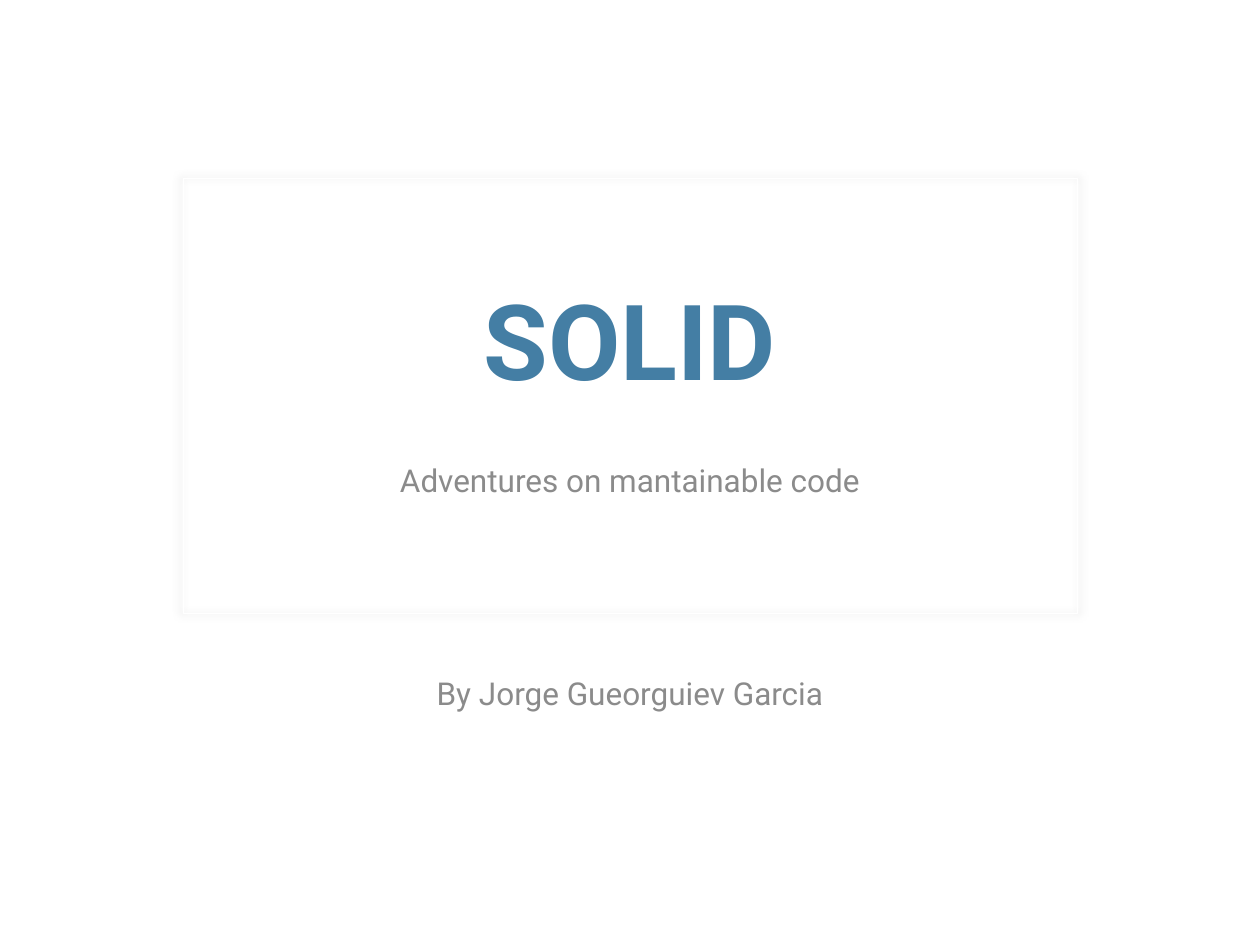
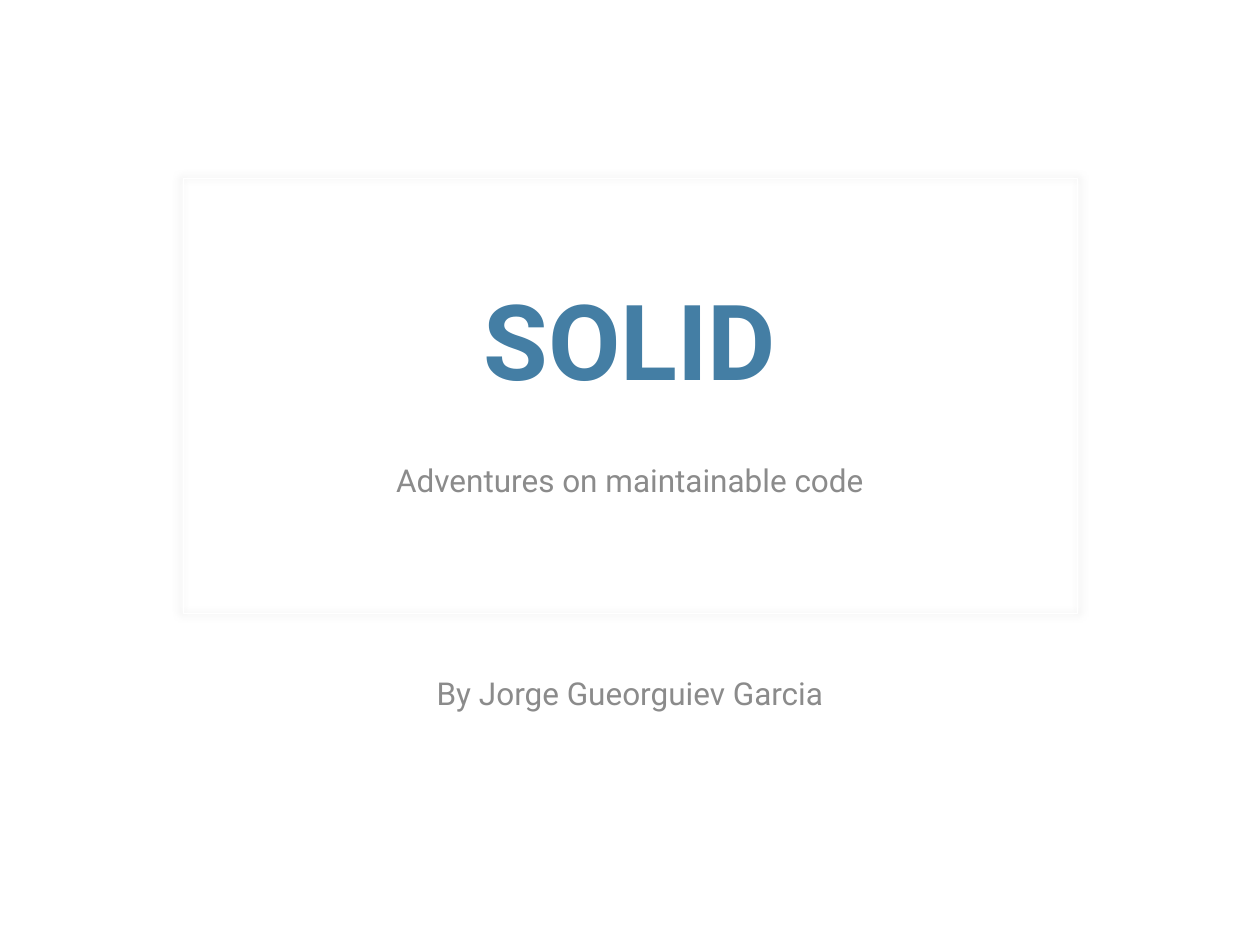
Before and after one commit to MiyamotoAkira/SOLID-presentation, a slide deck: slide 1 of SOLID.pptx. Drawn at 1260x945 pixels with LibreOffice and Linux fonts; fonts in the diff are those of the drawing; background and template pictures are left out. Boxes give left, top, right and bottom in pixels: in the first picture for what was removed or moved away, otherwise in the second. Text is boxed around its words. In the diff, an @@ line names an element or a change of style, - is before the commit and + after.

```diff
--- a/SOLID.pptx
+++ b/SOLID.pptx
@@ subtitle at <box>396,468,864,492</box>: text changed @@
-Adventures on mantainable code
+Adventures on maintainable code
```
